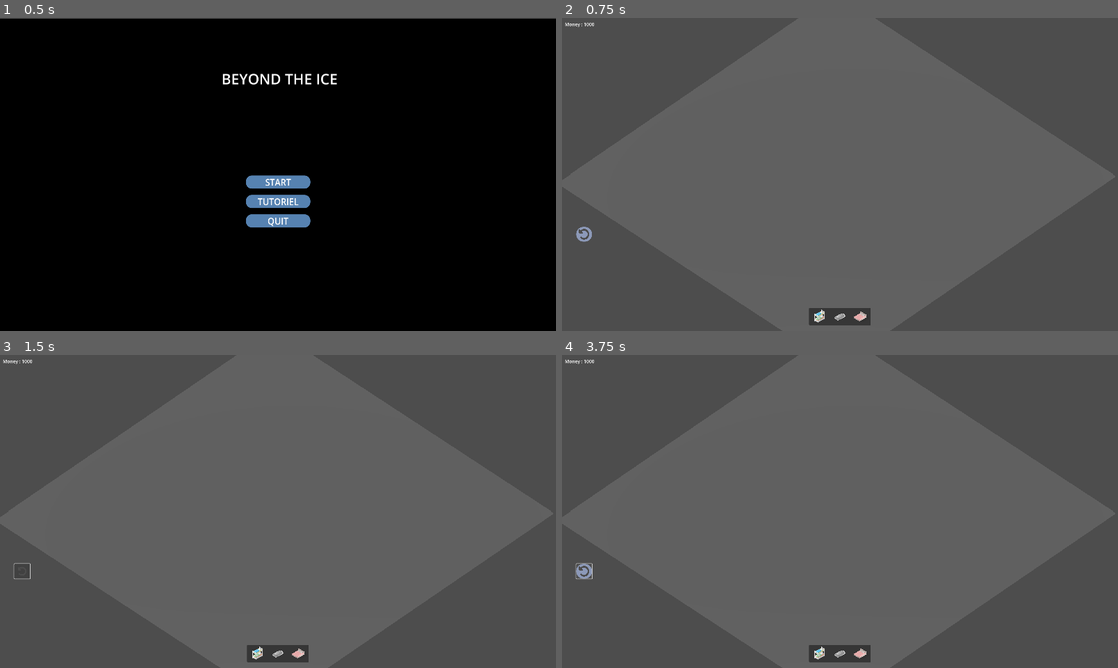
Above: before the commit, frames 1-4 (two rows, left to right).
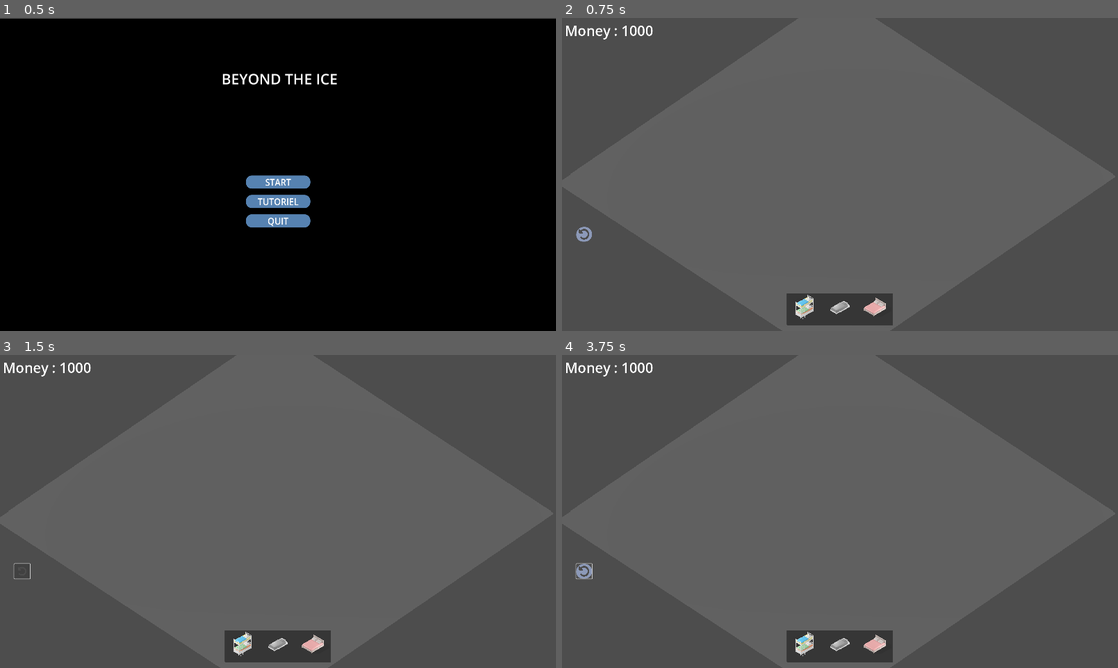
Above: after the commit, the same moments.

Repository: ygr671/beyond-the-ice
Game: Godot game, scene res://menu_principal/menu_principal.tscn
Same seed, same stepped clock (60 frames per second), same inputs: the game is played once before the commit and once after it.
Inputs (mouse positions are in pixels of both pictures, inside the frame that each line leads up to):
- Up to frame 1 (0.5 s): no input
- Up to frame 2 (0.75 s): click "START" at 0.5 s
- Up to frame 3 (1.5 s): click (22, 570) at 1.25 s
- Up to frame 4 (3.75 s): click (584, 570) at 2 s; click (584, 570) at 2.75 s; tap Enter at 3.5 s; move the mouse to (962, 495) at 3.52 s; press the mouse at (962, 495) at 3.53 s

Frame 1 is identical in both runs. In frame 2, 1.8% of the frame differs, in the area x 0-60%, y 1-99%; in frame 3, 1.8%; in frame 4, 1.8%.

Commit message:
Unification des Scripts obejct

Diff:
--- a/Meshes/litDouble.tscn
+++ b/Meshes/litDouble.tscn
@@ -1,6 +1,6 @@
 [gd_scene load_steps=6 format=4 uid="uid://crtc6ccmcvixj"]
 
-[ext_resource type="Script" uid="uid://cocwwsnop0m8f" path="res://Scenes/Scripts/lit_double.gd" id="1_mg7f1"]
+[ext_resource type="Script" uid="uid://6bglgfneauwk" path="res://Scripts/Object.gd" id="1_poy0e"]
 
 [sub_resource type="StandardMaterial3D" id="StandardMaterial3D_4otl6"]
 resource_name = "mat0"
@@ -44,9 +44,8 @@
 [sub_resource type="BoxShape3D" id="BoxShape3D_mu15e"]
 size = Vector3(1.255, 0.35669923, 1.44)
 
-[node name="Node3D" type="Node3D" node_paths=PackedStringArray("meshes")]
-script = ExtResource("1_mg7f1")
-meshes = [NodePath("Mesh")]
+[node name="Node3D" type="Node3D"]
+script = ExtResource("1_poy0e")
 
 [node name="Mesh" type="MeshInstance3D" parent="."]
 transform = Transform3D(-1, 0, 0, 0, 1, 0, 0, 0, -1, 0, 0, 0)
--- a/Meshes/litSimple.tscn
+++ b/Meshes/litSimple.tscn
@@ -1,6 +1,6 @@
 [gd_scene load_steps=6 format=4 uid="uid://bm0hynnnwqnwb"]
 
-[ext_resource type="Script" uid="uid://b03kf44bh7qq8" path="res://Scenes/Scripts/lit_simple.gd" id="1_afi2j"]
+[ext_resource type="Script" uid="uid://6bglgfneauwk" path="res://Scripts/Object.gd" id="1_lo12u"]
 
 [sub_resource type="StandardMaterial3D" id="StandardMaterial3D_nj85v"]
 resource_name = "mat0"
@@ -44,9 +44,8 @@
 [sub_resource type="BoxShape3D" id="BoxShape3D_mu15e"]
 size = Vector3(0.9030078, 0.315, 1.73542)
 
-[node name="Node3D" type="Node3D" node_paths=PackedStringArray("meshes")]
-script = ExtResource("1_afi2j")
-meshes = [NodePath("Mesh")]
+[node name="Node3D" type="Node3D"]
+script = ExtResource("1_lo12u")
 
 [node name="Mesh" type="MeshInstance3D" parent="."]
 transform = Transform3D(-1, 0, 0, 0, 1, 0, 0, 0, -1, 0, 0, 0)
--- a/Meshes/litSuperpose.tscn
+++ b/Meshes/litSuperpose.tscn
@@ -1,6 +1,6 @@
-[gd_scene load_steps=6 format=4 uid="uid://cohahvbwoqysr"]
+[gd_scene load_steps=6 format=4 uid="uid://bbos0e0obf7ou"]
 
-[ext_resource type="Script" uid="uid://dhbv4anv2hqiw" path="res://Scenes/Scripts/lit_superpose.gd" id="1_7v7h5"]
+[ext_resource type="Script" uid="uid://6bglgfneauwk" path="res://Scripts/Object.gd" id="1_ww6pi"]
 
 [sub_resource type="StandardMaterial3D" id="StandardMaterial3D_ov6fe"]
 resource_name = "mat0"
@@ -44,9 +44,8 @@
 [sub_resource type="BoxShape3D" id="BoxShape3D_wk73k"]
 size = Vector3(1.3695221, 1.1386108, 0.8448334)
 
-[node name="Node3D" type="Node3D" node_paths=PackedStringArray("meshes")]
-script = ExtResource("1_7v7h5")
-meshes = [NodePath("Mesh")]
+[node name="Node3D" type="Node3D"]
+script = ExtResource("1_ww6pi")
 
 [node name="Mesh" type="MeshInstance3D" parent="."]
 transform = Transform3D(-0.9996631, 0, 0.025954114, 0, 1, 0, -0.025954114, 0, -0.9996631, 0, 0, 0)
--- a/Scenes/Scripts/lit_double.gd
+++ /dev/null
@@ -1,36 +0,0 @@
-extends Node3D
-
-@onready var raycasts = [$Mesh/ray1, $Mesh/ray2, $Mesh/ray3, $Mesh/ray4]
-@export var meshes: Array[MeshInstance3D]
-@onready var area = $Mesh/Area3D
-@onready var green_mat = preload("res://materials/greenPlacement.tres")
-@onready var red_mat = preload("res://materials/redPlacement.tres")
-@export var price = 150
-
-func check_placement() -> bool:
-	for ray in raycasts:
-		if !ray.is_colliding():
-			placement_red()
-			return false
-
-	if area.get_overlapping_areas():
-		placement_red()
-		return false
-
-	placement_green()
-	return true
-
-func placed() ->void:
-	for mesh in meshes:
-		mesh.material_override = null
-	for ray in raycasts:
-		ray.queue_free()
-
-
-func placement_red() ->void:
-	for mesh in meshes:
-		mesh.material_override = red_mat
-
-func placement_green() ->void:
-	for mesh in meshes:
-		mesh.material_override = green_mat
--- a/Scenes/Scripts/lit_simple.gd
+++ /dev/null
@@ -1,36 +0,0 @@
-extends Node3D
-
-@onready var raycasts = [$Mesh/ray1, $Mesh/ray2, $Mesh/ray3, $Mesh/ray4]
-@export var meshes : Array[MeshInstance3D]
-@onready var area = $Mesh/Area3D
-@onready var green_mat = preload("res://materials/greenPlacement.tres")
-@onready var red_mat = preload("res://materials/redPlacement.tres")
-@export var price = 100
-
-func check_placement() -> bool:
-	for ray in raycasts:
-		if !ray.is_colliding():
-			placement_red()
-			return false
-
-	if area.get_overlapping_areas():
-		placement_red()
-		return false
-
-	placement_green()
-	return true
-
-func placed() ->void:
-	for mesh in meshes:
-		mesh.material_override = null
-	for ray in raycasts:
-		ray.queue_free()
-
-
-func placement_red() ->void:
-	for mesh in meshes:
-		mesh.material_override = red_mat
-
-func placement_green() ->void:
-	for mesh in meshes:
-		mesh.material_override = green_mat
--- a/Scenes/Scripts/lit_superpose.gd
+++ /dev/null
@@ -1,36 +0,0 @@
-extends Node3D
-
-@onready var raycasts = [$Mesh/ray1, $Mesh/ray2, $Mesh/ray3, $Mesh/ray4]
-@export var meshes : Array[MeshInstance3D]
-@onready var area = $Mesh/Area3D
-@onready var green_mat = preload("res://materials/greenPlacement.tres")
-@onready var red_mat = preload("res://materials/redPlacement.tres")
-@export var price = 50
-
-func check_placement() -> bool:
-	for ray in raycasts:
-		if !ray.is_colliding():
-			placement_red()
-			return false
-
-	if area.get_overlapping_areas():
-		placement_red()
-		return false
-
-	placement_green()
-	return true
-
-func placed() ->void:
-	for mesh in meshes:
-		mesh.material_override = null
-	for ray in raycasts:
-		ray.queue_free()
-
-
-func placement_red() ->void:
-	for mesh in meshes:
-		mesh.material_override = red_mat
-
-func placement_green() ->void:
-	for mesh in meshes:
-		mesh.material_override = green_mat
--- a/Scenes/Scripts/ui_objects_selection.gd
+++ /dev/null
@@ -1,108 +0,0 @@
-extends Control
-
-@onready var litSimple = preload("res://Meshes/litSimple.tscn")
-@onready var litDouble = preload("res://Meshes/litDouble.tscn")
-@onready var litSuperpose = preload("res://Meshes/litSuperpose.tscn")
-
-@onready var placedObjects = get_tree().get_current_scene().get_node("PlacedObjects")
-@onready var infoBubble = $InfoBubble
-
-var camera
-var instance
-var placing = false
-var can_place = false
-var money:int = 1000
-var lastExpenses: Array[int]
-
-@onready var item_list = $ItemList
-@onready var labelMoney = $Label
-
-func _ready():
-	camera = get_viewport().get_camera_3d()
-	labelMoney.text = "Money : " + str(money)
-
-func _unhandled_input(event: InputEvent) -> void:
-	if event.is_action_pressed("left_click") and can_place:
-		if enough_money(instance.price):
-			set_money(-lastExpenses[lastExpenses.size()-1])
-			placing = false
-			can_place = false
-			instance.placed()
-			item_list.deselect_all()
-		else:
-			show_info_bubble()
-
-
-	if event.is_action_pressed("r") and instance:
-		var rot = instance.rotation_degrees
-		rot.y -= 90
-		instance.rotation_degrees = rot
-
-	if event.is_action_pressed('escape') and can_place:
-		can_place = false
-		placing = false
-		item_list.deselect_all()
-		if instance:
-			instance.queue_free()
-			instance = null
-	if event.is_action_pressed("undo") and !placing:
-		if placedObjects.get_child_count() > 0:
-			var lastObject = placedObjects.get_child(placedObjects.get_child_count() - 1)
-			lastObject.queue_free()
-			set_money(lastExpenses.pop_back())
-
-
-
-func _process(_delta: float) -> void:
-	if placing:
-		var mouse_pos = get_viewport().get_mouse_position()
-		var ray_origin = camera.project_ray_origin(mouse_pos)
-		var ray_end = ray_origin + camera.project_ray_normal(mouse_pos) * 1000
-		var query = PhysicsRayQueryParameters3D.create(ray_origin, ray_end)
-		var colision = camera.get_world_3d().direct_space_state.intersect_ray(query)
-		if colision:
-			instance.transform.origin = colision.position
-			can_place = instance.check_placement()
-
-	if infoBubble.visible:
-		var mouse_pos = get_viewport().get_mouse_position()
-		infoBubble.position = mouse_pos + Vector2(-192, -35)
-
-
-func _on_item_list_item_selected(index: int) -> void:
-
-
-	if placing:
-		instance.queue_free()
-	if  index == 0:
-		instance = litSuperpose.instantiate()
-	if index == 1:
-		instance = litSimple.instantiate()
-	if index == 2:
-		instance = litDouble.instantiate()
-
-	placing = true
-	placedObjects.add_child(instance)
-
-func set_money(value: int):
-	money += value
-	labelMoney.text = "Money : " + str(money)
-
-func enough_money(price: int) -> bool:
-	if (money - price) >= 0:
-		lastExpenses.append(price)
-		return true
-	return false
-
-func show_info_bubble() -> void:
-	infoBubble.visible = true
-	await get_tree().create_timer(2).timeout
-	infoBubble.visible = false
-
-
-func _on_button_pressed() -> void:
-	if !placing:
-		if placedObjects.get_child_count() > 0:
-			var lastObject = placedObjects.get_child(placedObjects.get_child_count() - 1)
-			lastObject.queue_free()
-			set_money(lastExpenses.pop_back())
--- a/Scenes/UIObjectsSelection.tscn
+++ b/Scenes/UIObjectsSelection.tscn
@@ -1,6 +1,6 @@
 [gd_scene load_steps=5 format=3 uid="uid://cly3vguseol5j"]
 
-[ext_resource type="Script" uid="uid://bnelnaiqbad20" path="res://Scenes/Scripts/ui_objects_selection.gd" id="1_ea02u"]
+[ext_resource type="Script" uid="uid://bnelnaiqbad20" path="res://Scripts/ui_objects_selection.gd" id="1_ea02u"]
 [ext_resource type="Texture2D" uid="uid://c0jtbgwno41eu" path="res://Import/Icon/litSuperposer.png" id="1_uhs4y"]
 [ext_resource type="Texture2D" uid="uid://fu6ebya3n465" path="res://Import/Icon/litSimple.png" id="2_lkon2"]
 [ext_resource type="Texture2D" uid="uid://ccfxskfsmevt5" path="res://Import/Icon/litDouble.png" id="3_sbbsm"]
@@ -22,15 +22,15 @@
 anchor_top = 1.0
 anchor_right = 0.5
 anchor_bottom = 1.0
-offset_left = -106.0
-offset_top = -80.0
-offset_right = 106.0
+offset_left = -183.0
+offset_top = -131.0
+offset_right = 183.0
 offset_bottom = -20.0
 grow_horizontal = 2
 grow_vertical = 0
 item_count = 3
 max_columns = 3
-icon_scale = 0.1
+icon_scale = 0.18
 item_0/icon = ExtResource("1_uhs4y")
 item_1/icon = ExtResource("2_lkon2")
 item_2/icon = ExtResource("3_sbbsm")
@@ -42,6 +42,7 @@
 offset_top = 10.0
 offset_right = 239.74365
 offset_bottom = 130.72818
+theme_override_font_sizes/font_size = 48
 text = "Money : -1"
 
 [connection signal="item_selected" from="ItemList" to="." method="_on_item_list_item_selected"]
--- a/Scenes/main_scene.tscn
+++ b/Scenes/main_scene.tscn
@@ -5,9 +5,9 @@
 
 [sub_resource type="StyleBoxFlat" id="StyleBoxFlat_6l7je"]
 bg_color = Color(0.547312, 0.5998718, 0.720781, 1)
-corner_radius_top_left = 50
-corner_radius_top_right = 50
-corner_radius_bottom_right = 50
+corner_radius_top_left = 57
+corner_radius_top_right = 57
+corner_radius_bottom_right = 57
 corner_radius_bottom_left = 50
 
 [sub_resource type="PlaneMesh" id="PlaneMesh_r150o"]
--- a/project.godot
+++ b/project.godot
@@ -53,3 +53,8 @@
 "events": [Object(InputEventKey,"resource_local_to_scene":false,"resource_name":"","device":-1,"window_id":0,"alt_press …(189 unchanged characters)…
 ]
 }
+right_click={
+"deadzone": 0.2,
+"events": [Object(InputEventMouseButton,"resource_local_to_scene":false,"resource_name":"","device":-1,"window_id":0,"alt_pressed":false,"shift_pressed":false,"ctrl_pressed":false,"meta_pressed":false,"button_mask":0,"position":Vector2(0, 0),"global_position":Vector2(0, 0),"factor":1.0,"button_index":2,"canceled":false,"pressed":false,"double_click":false,"script":null)
+]
+}
Not shown, removed: Scenes/Scripts/lit_double.gd.uid
Not shown, removed: Scenes/Scripts/lit_simple.gd.uid
Not shown, removed: Scenes/Scripts/lit_superpose.gd.uid
Not shown, removed: Scenes/Scripts/ui_objects_selection.gd.uid
